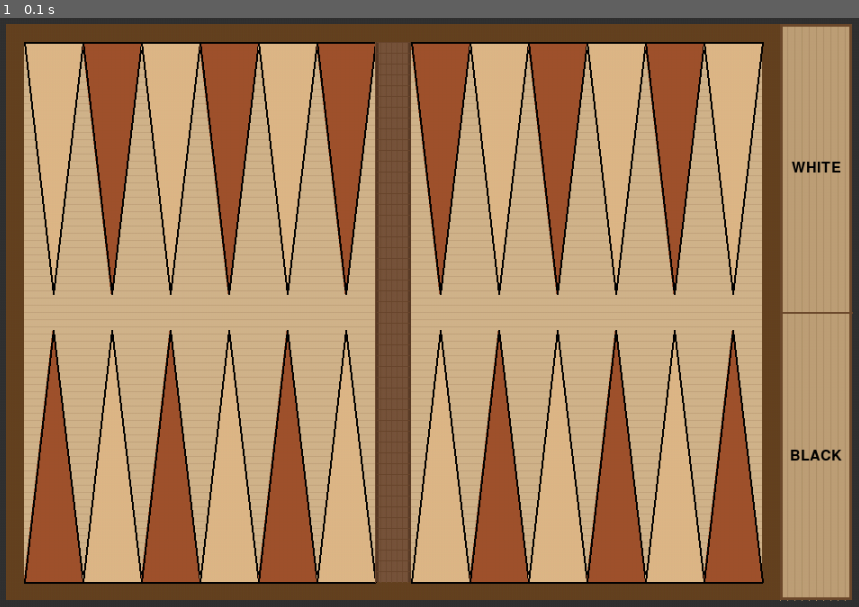
Above: before the commit, frame 1.
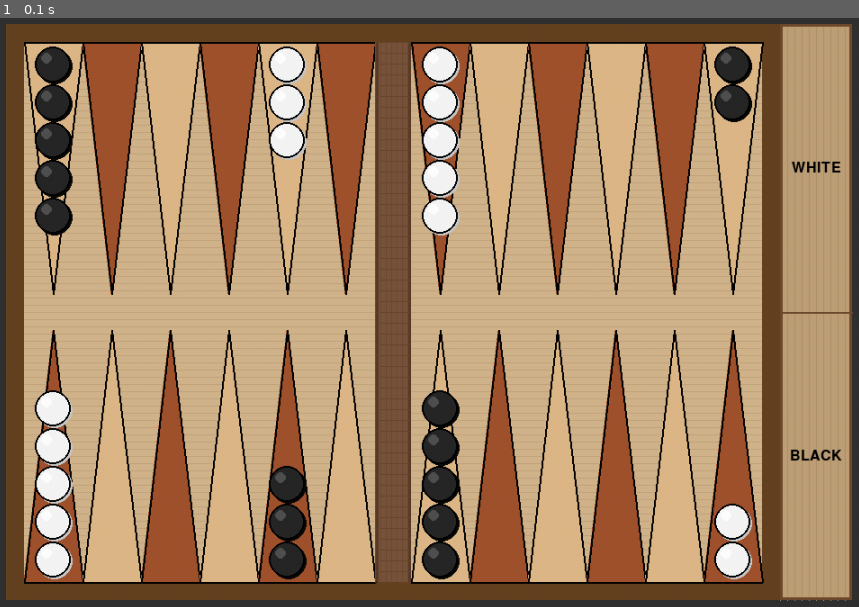
Above: after the commit, the same moment.

Repository: um-computacion/computacion-2025-backgammon-Tthenix
Game: pygame game, started from pygame_ui/pygame_ui.py
Same seed, same stepped clock (60 frames per second), same inputs: the game is played once before the commit and once after it.
Inputs:
- Up to frame 1 (0.1 s): no input

The runs differ from the first frame. In frame 1, 6.7% of the frame differs, in the area x 3-88%, y 4-96%.

Commit message:
feat: Implement checker drawing functionality in Pygame UI

Diff:
--- a/pygame_ui/pygame_ui.py
+++ b/pygame_ui/pygame_ui.py
@@ -18,7 +18,12 @@
 
     This class handles the drawing and rendering of all board elements
     including triangular points, central bar, borders, and bearing off area.
+
+    Note: This class holds many visual properties (colors, dimensions, positions)
+    which justifies the high attribute count for proper rendering.
     """
+
+    # pylint: disable=too-many-instance-attributes
 
     def __init__(self, width: int = 1000, height: int = 700) -> None:
         """
@@ -48,6 +53,12 @@
             "bear_off_border": (110, 75, 45),  # Darker brown for bear off borders
             "black": (0, 0, 0),
             "white": (255, 255, 255),
+            "checker_white": (245, 245, 245),  # White checker main color
+            "checker_white_highlight": (255, 255, 255),  # White checker highlight
+            "checker_white_shadow": (200, 200, 200),  # White checker shadow
+            "checker_black": (40, 40, 40),  # Black checker main color
+            "checker_black_highlight": (80, 80, 80),  # Black checker highlight
+            "checker_black_shadow": (10, 10, 10),  # Black checker shadow
         }
 
         # Board layout dimensions
@@ -58,6 +69,13 @@
 
         # Calculate main board area (with bear off area)
         self._calculate_dimensions()
+
+        # Checker properties
+        self.checker_radius = min(self.point_width // 2 - 4, 20)
+        self.checker_spacing = self.checker_radius * 2 + 2
+
+        # Game state - will be set by external game logic
+        self.board_state = None
 
     def _calculate_dimensions(self) -> None:
         """Calculate all board dimensions and positions."""
@@ -109,7 +127,7 @@
 
         return surface
 
-    def draw_triangular_point(
+    def draw_triangular_point(  # pylint: disable=too-many-arguments,too-many-positional-arguments
         self,
         surface: pygame.Surface,
         x: int,
@@ -311,6 +329,234 @@
                 8,
             )
 
+    def draw_checker(
+        self,
+        surface: pygame.Surface,
+        x: int,
+        y: int,
+        player: int,
+    ) -> None:
+        """
+        Draw a single checker with 3D effect.
+
+        Args:
+            surface: Surface to draw on
+            x: X position (center of checker)
+            y: Y position (center of checker)
+            player: Player number (1 for white, 2 for black)
+        """
+        # Determine colors based on player
+        if player == 1:
+            main_color = self.colors["checker_white"]
+            highlight_color = self.colors["checker_white_highlight"]
+            shadow_color = self.colors["checker_white_shadow"]
+        else:
+            main_color = self.colors["checker_black"]
+            highlight_color = self.colors["checker_black_highlight"]
+            shadow_color = self.colors["checker_black_shadow"]
+
+        # Draw shadow (bottom-right offset)
+        shadow_offset = 2
+        pygame.draw.circle(
+            surface,
+            shadow_color,
+            (x + shadow_offset, y + shadow_offset),
+            self.checker_radius,
+        )
+
+        # Draw main checker body
+        pygame.draw.circle(surface, main_color, (x, y), self.checker_radius)
+
+        # Draw highlight (top-left partial circle for 3D effect)
+        highlight_radius = self.checker_radius // 3
+        highlight_offset_x = -self.checker_radius // 3
+        highlight_offset_y = -self.checker_radius // 3
+        pygame.draw.circle(
+            surface,
+            highlight_color,
+            (x + highlight_offset_x, y + highlight_offset_y),
+            highlight_radius,
+        )
+
+        # Draw border
+        pygame.draw.circle(surface, self.colors["black"], (x, y), self.checker_radius, 2)
+
+    def draw_checkers_on_point(
+        self,
+        surface: pygame.Surface,
+        point_index: int,
+        checkers: list,
+    ) -> None:
+        """
+        Draw checkers stacked on a specific point.
+
+        Args:
+            surface: Surface to draw on
+            point_index: Point index (0-23)
+            checkers: List of player numbers representing checkers on this point
+        """
+        if not checkers:
+            return
+
+        # Determine if point is on top or bottom half
+        is_top_half = point_index >= 12
+
+        # Calculate point X position
+        if point_index < 6:
+            # Right side, bottom
+            point_x = (
+                self.play_area_x + self.half_width + self.center_gap_width +
+                (5 - point_index) * self.point_width
+            )
+        elif point_index < 12:
+            # Left side, bottom
+            point_x = self.play_area_x + (11 - point_index) * self.point_width
+        elif point_index < 18:
+            # Left side, top
+            point_x = self.play_area_x + (point_index - 12) * self.point_width
+        else:
+            # Right side, top
+            point_x = (
+                self.play_area_x + self.half_width + self.center_gap_width +
+                (point_index - 18) * self.point_width
+            )
+
+        # Center of the point
+        checker_x = point_x + self.point_width // 2
+
+        # Draw checkers stacked vertically
+        max_visible_checkers = 5  # Show max 5 checkers before condensing
+        checker_count = len(checkers)
+
+        if checker_count <= max_visible_checkers:
+            # Normal spacing
+            spacing = self.checker_radius * 2 + 2
+        else:
+            # Condensed spacing for many checkers
+            spacing = (self.point_height - self.checker_radius * 2) // (checker_count - 1)
+            spacing = max(spacing, self.checker_radius + 2)
+
+        for i, player in enumerate(checkers):
+            if is_top_half:
+                # Stack downward from top
+                checker_y = self.play_area_y + self.checker_radius + 5 + i * spacing
+            else:
+                # Stack upward from bottom
+                checker_y = (
+                    self.play_area_y + self.play_area_height - self.checker_radius - 5 - i * spacing
+                )
+
+            self.draw_checker(surface, checker_x, checker_y, player)
+
+        # Draw count number if more than 5 checkers
+        if checker_count > 5:
+            self._draw_checker_count(surface, checker_x, checker_y, checker_count)
+
+    def _draw_checker_count(
+        self,
+        surface: pygame.Surface,
+        x: int,
+        y: int,
+        count: int,
+    ) -> None:
+        """
+        Draw the count number on top of stacked checkers.
+
+        Args:
+            surface: Surface to draw on
+            x: X position
+            y: Y position
+            count: Number of checkers
+        """
+        try:
+            font = pygame.font.Font(None, 20)
+            text = font.render(str(count), True, self.colors["white"])
+            text_rect = text.get_rect(center=(x, y))
+            surface.blit(text, text_rect)
+        except pygame.error:  # pylint: disable=no-member
+            pass  # If font fails, just skip the count
+
+    def draw_checkers_on_bar(
+        self,
+        surface: pygame.Surface,
+        player1_bar: list,
+        player2_bar: list,
+    ) -> None:
+        """
+        Draw checkers on the bar (captured pieces).
+
+        Args:
+            surface: Surface to draw on
+            player1_bar: List of player 1 checkers on bar
+            player2_bar: List of player 2 checkers on bar
+        """
+        bar_center_x = self.play_area_x + self.half_width + self.center_gap_width // 2
+
+        # Draw player 1 checkers (bottom half of bar)
+        for i, player in enumerate(player1_bar):
+            checker_y = (
+                self.play_area_y + self.play_area_height // 2 +
+                20 + i * (self.checker_radius * 2 + 2)
+            )
+            self.draw_checker(surface, bar_center_x, checker_y, player)
+
+        # Draw player 2 checkers (top half of bar)
+        for i, player in enumerate(player2_bar):
+            checker_y = (
+                self.play_area_y + self.play_area_height // 2 -
+                20 - i * (self.checker_radius * 2 + 2)
+            )
+            self.draw_checker(surface, bar_center_x, checker_y, player)
+
+    def draw_borne_off_checkers(
+        self,
+        surface: pygame.Surface,
+        player1_off: list,
+        player2_off: list,
+    ) -> None:
+        """
+        Draw borne-off checkers in the bear-off area.
+
+        Args:
+            surface: Surface to draw on
+            player1_off: List of player 1 borne-off checkers
+            player2_off: List of player 2 borne-off checkers
+        """
+        bear_off_center_x = self.bear_off_x + self.bear_off_width // 2
+
+        # Draw player 1 (white) checkers in bottom half
+        for i, player in enumerate(player1_off):
+            row = i // 3  # 3 checkers per row
+            col = i % 3
+            col_offset = (col - 1) * (self.checker_radius * 2 + 4)
+            checker_x = bear_off_center_x + col_offset - self.checker_radius
+            checker_y = (
+                self.bear_off_y + 3 * self.board_height // 4 +
+                row * (self.checker_radius * 2 + 2)
+            )
+            self.draw_checker(surface, checker_x, checker_y, player)
+
+        # Draw player 2 (black) checkers in top half
+        for i, player in enumerate(player2_off):
+            row = i // 3  # 3 checkers per row
+            col = i % 3
+            col_offset = (col - 1) * (self.checker_radius * 2 + 4)
+            checker_x = bear_off_center_x + col_offset - self.checker_radius
+            checker_y = (
+                self.bear_off_y + self.board_height // 4 +
+                row * (self.checker_radius * 2 + 2)
+            )
+            self.draw_checker(surface, checker_x, checker_y, player)
+
+    def set_board_state(self, board_state: dict) -> None:
+        """
+        Set the current board state to display.
+
+        Args:
+            board_state: Dictionary containing board state with points, bar, and off_board
+        """
+        self.board_state = board_state
+
     def draw_board(self) -> None:
         """Draw the complete backgammon board."""
         # Create wood textured background
@@ -335,6 +581,33 @@
 
         # Draw bear off area
         self.draw_bear_off_area(self.screen)
+
+        # Draw checkers if board state is set
+        if self.board_state:
+            self.draw_all_checkers()
+
+    def draw_all_checkers(self) -> None:
+        """Draw all checkers on the board based on current game state."""
+        if not self.board_state:
+            return
+
+        # Draw checkers on each point
+        for point_index in range(24):
+            if point_index < len(self.board_state["points"]):
+                checkers = self.board_state["points"][point_index]
+                self.draw_checkers_on_point(self.screen, point_index, checkers)
+
+        # Draw checkers on the bar
+        if "checker_bar" in self.board_state:
+            player1_bar = self.board_state["checker_bar"][0]
+            player2_bar = self.board_state["checker_bar"][1]
+            self.draw_checkers_on_bar(self.screen, player1_bar, player2_bar)
+
+        # Draw borne-off checkers
+        if "off_board" in self.board_state:
+            player1_off = self.board_state["off_board"][0]
+            player2_off = self.board_state["off_board"][1]
+            self.draw_borne_off_checkers(self.screen, player1_off, player2_off)
 
     def draw_points(self) -> None:
         """Draw all 24 triangular points on the board."""
@@ -410,6 +683,28 @@
     clock = pygame.time.Clock()
     running = True
 
+    # Create initial board state with standard backgammon setup
+    initial_state = {
+        "points": [[] for _ in range(24)],
+        "checker_bar": [[], []],
+        "off_board": [[], []],
+    }
+
+    # Set up Player 1 pieces (white)
+    initial_state["points"][0] = [1, 1]  # Point 1
+    initial_state["points"][11] = [1, 1, 1, 1, 1]  # Point 12
+    initial_state["points"][16] = [1, 1, 1]  # Point 17
+    initial_state["points"][18] = [1, 1, 1, 1, 1]  # Point 19
+
+    # Set up Player 2 pieces (black)
+    initial_state["points"][23] = [2, 2]  # Point 24
+    initial_state["points"][12] = [2, 2, 2, 2, 2]  # Point 13
+    initial_state["points"][7] = [2, 2, 2]  # Point 8
+    initial_state["points"][5] = [2, 2, 2, 2, 2]  # Point 6
+
+    # Set the board state
+    board.set_board_state(initial_state)
+
     while running:
         for event in pygame.event.get():
             if event.type == pygame.QUIT:  # pylint: disable=no-member
Not shown, changed: CHANGELOG.md
Not shown, changed: prompts-desarrollo.md
